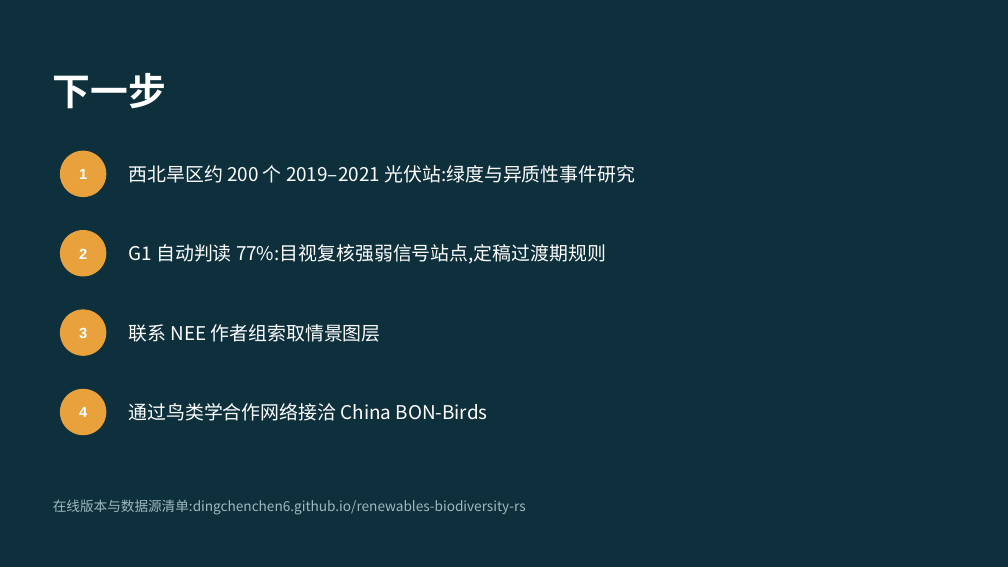
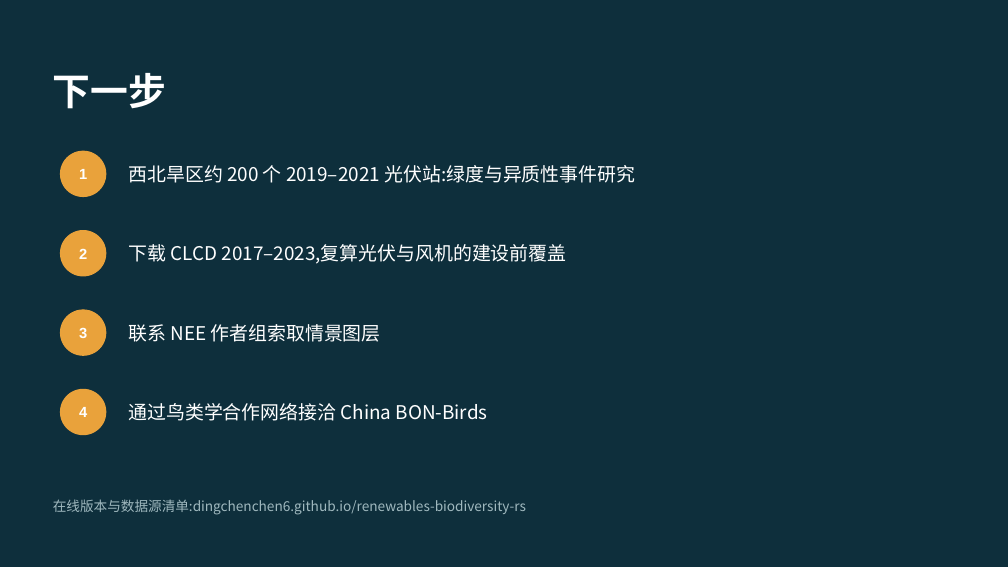
Before and after one commit to dingchenchen6/renewables-biodiversity-rs, a slide deck: slide 20 of RS_Renewables_Biodiversity_Workflow.pptx. Drawn at 1008x567 pixels with LibreOffice and Linux fonts; fonts in the diff are those of the drawing. Boxes give left, top, right and bottom in pixels: in the first picture for what was removed or moved away, otherwise in the second. Text is boxed around its words. In the diff, an @@ line names an element or a change of style, - is before the commit and + after.

Commit message:
G1 triple check (visual + TZ-SAM), wind 30 m pre-construction cover, CLCD script
- gee/05: Sentinel-2 quarterly strips for the 23 sites where the automatic
  break disagreed with GRW; visual calls in results/g1_visual_calls.csv
- gee/06-07: GRW vs TZ-SAM max-overlap join; 79.6% consistent, 14.8% GRW
  late (median 4.1 quarters), 5.6% early (n = 7,987)
- gee/08: prior-year GLC_FCS30D cover for 72,837 post-2018 turbines
- gee/04: CLCD v1.0.5 extraction with local-file mode (remote range reads
  are rate-limited by Zenodo)
- Page and deck: revised G1 rule, wind results

```diff
--- a/RS_Renewables_Biodiversity_Workflow.pptx
+++ b/RS_Renewables_Biodiversity_Workflow.pptx
@@ text at bbox=[128, 244, 567, 264]: text changed @@
-G1 自动判读 77%:目视复核强弱信号站点,定稿过渡期规则
+下载 CLCD 2017–2023,复算光伏与风机的建设前覆盖
```
Also in this commit, not shown: 2 other slides changed, 40 other files.
